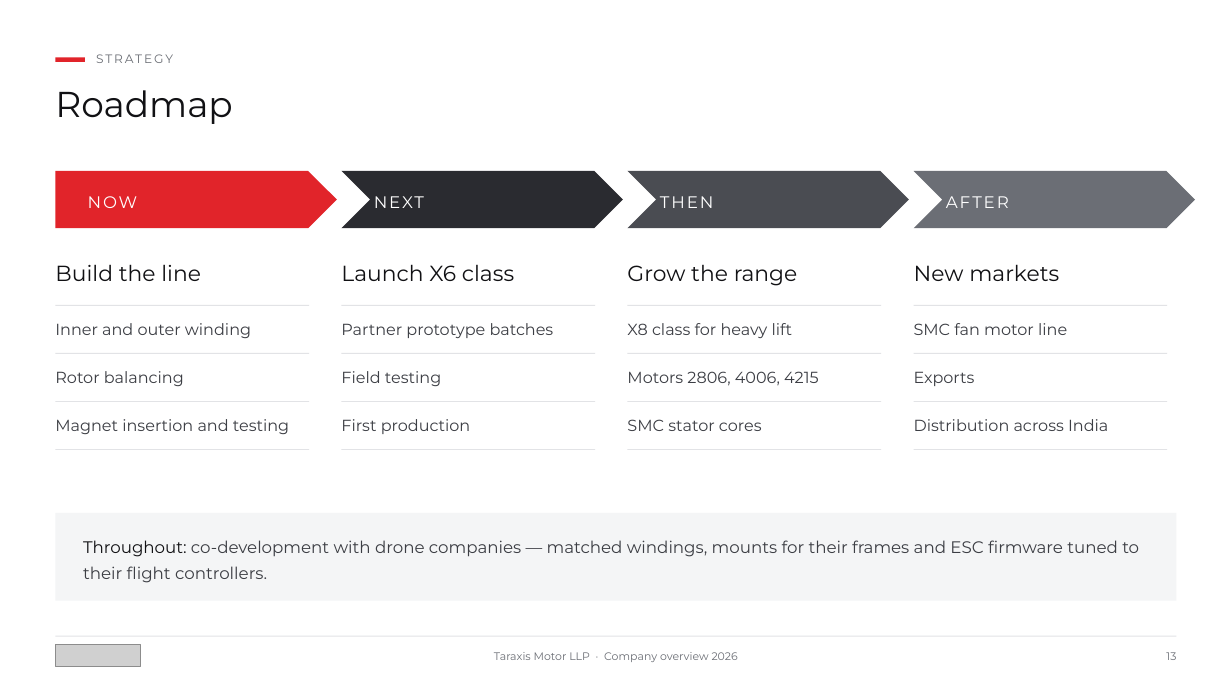
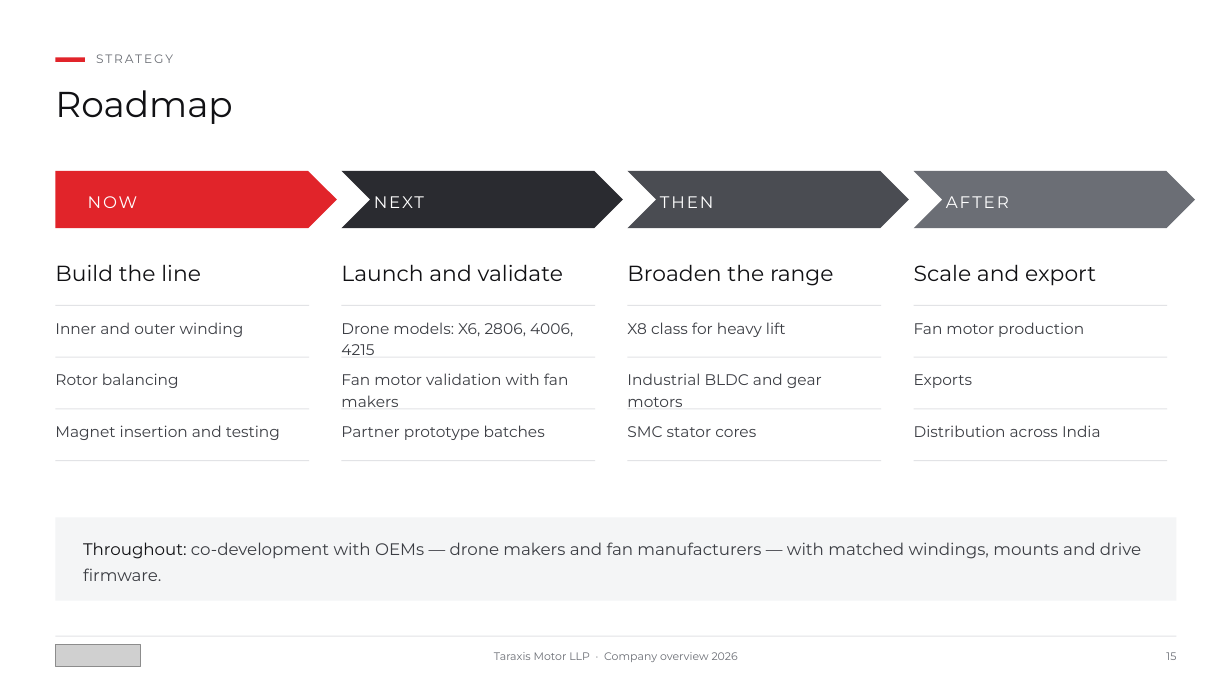
Before and after one commit to siddharthsu/siddharthsu, a slide deck: slide 15 of Taraxis_Presentation/Taraxis_Motor_Corporate.pptx (slide 13 before the commit). Drawn at 1232x693 pixels with LibreOffice and Linux fonts; fonts in the diff are those of the drawing; grey boxes stand for pictures. Boxes give left, top, right and bottom in pixels: in the first picture for what was removed or moved away, otherwise in the second. Text is boxed around its words. In the diff, an @@ line names an element or a change of style, - is before the commit and + after.

```diff
--- a/Taraxis_Presentation/Taraxis_Motor_Corporate.pptx
+++ b/Taraxis_Presentation/Taraxis_Motor_Corporate.pptx
@@ text at <box>341,264,563,281</box>: text changed @@
-Launch X6 class
+Launch and validate
@@ text at <box>627,264,834,286</box>: text changed @@
-Grow the range
+Broaden the range
@@ text at <box>914,264,1096,286</box>: text changed @@
-New markets
+Scale and export
@@ text added at <box>341,322,573,355</box>, 12 pt, text #3C3E44 @@
+Drone models: X6, 2806, 4006, 4215
@@ text at <box>914,322,1084,337</box>: text changed; size 12.5 to 12 pt @@
-SMC fan motor line
+Fan motor production
@@ 4 rectangles: place and size @@
-4 rectangles at <box>55,353,1168,354</box>
+4 rectangles at <box>55,357,1168,358</box>
@@ text at <box>341,373,569,407</box>: text changed; size 12.5 to 12 pt @@
-Field testing
+Fan motor validation with fan makers
@@ text at <box>627,373,822,407</box>: text changed; size 12.5 to 12 pt @@
-Motors 2806, 4006, 4215
+Industrial BLDC and gear motors
@@ text removed at <box>341,419,471,434</box> @@
-First production
@@ size 12.5 to 12 pt; line spacing 1.2 to 1.15 in 8 elements at <box>55,322,244,337</box>, <box>627,322,786,337</box>, <box>55,373,179,388</box>, <box>914,374,972,388</box>, <box>55,425,280,440</box>, <box>627,426,756,437</box>, <box>914,425,1101,437</box>, <box>341,425,545,440</box> @@
@@ text "Partner prototype batches": place and size @@
-text "Partner prototype batches" at <box>341,323,554,338</box>
+text "Partner prototype batches" at <box>341,425,545,440</box>
@@ text "SMC stator cores": place and size @@
-text "SMC stator cores" at <box>627,419,762,431</box>
+text "SMC stator cores" at <box>627,426,756,437</box>
@@ 8 rectangles: place and size @@
-8 rectangles at <box>55,401,1168,450</box>
+8 rectangles at <box>55,409,1168,461</box>
@@ rectangle: place and size @@
-rectangle at <box>55,513,1177,601</box>
+rectangle at <box>55,518,1177,601</box>
@@ text at <box>83,542,1141,581</box>: text changed @@
-Throughout: co-development with drone companies — matched windings, mounts for their frames and ESC firmware tuned to their flight controllers.
+Throughout: co-development with OEMs — drone makers and fan manufacturers — with matched windings, mounts and drive firmware.
```
Also in this commit, not shown: 11 other slides changed, 4 slides added, 2 slides removed, 2 other files.
